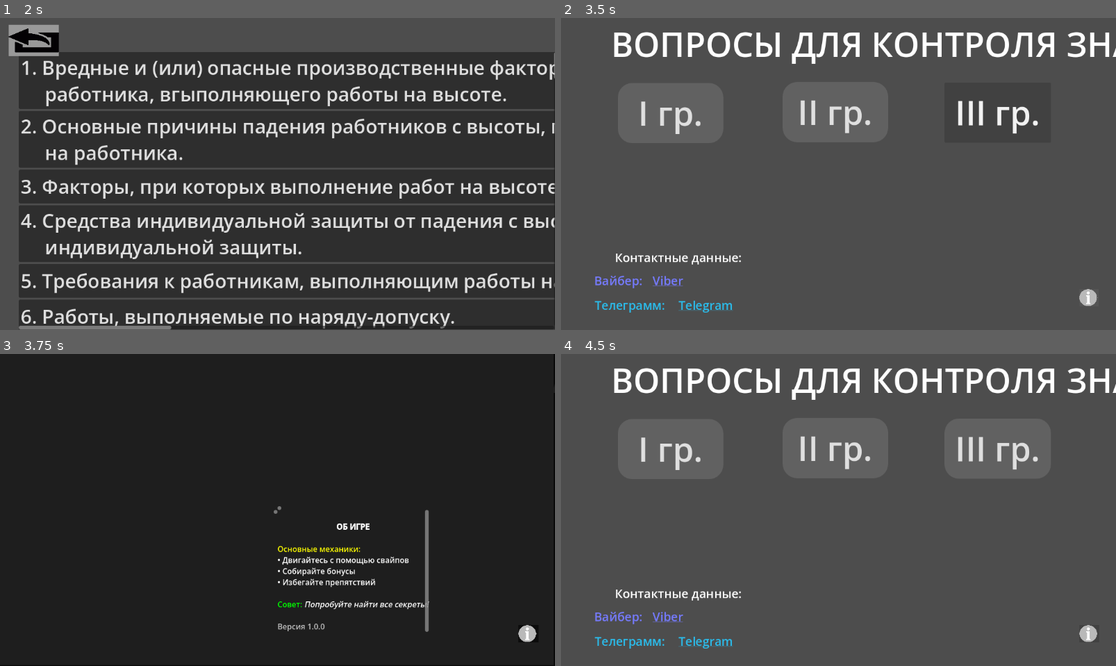
Above: before the commit, frames 1-4 (two rows, left to right).
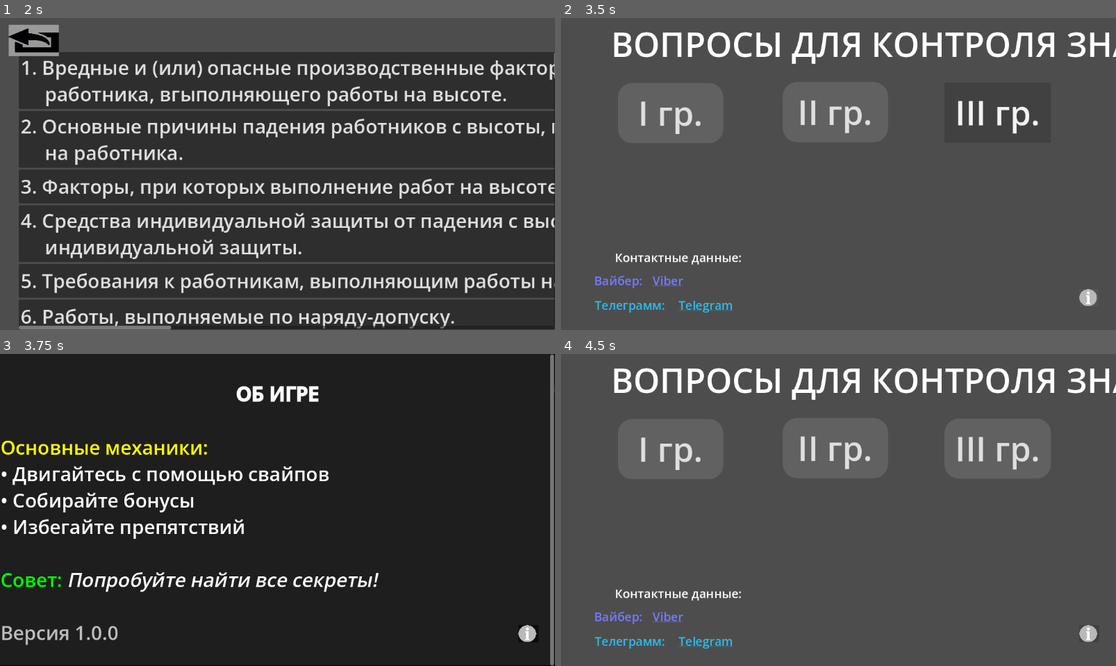
Above: after the commit, the same moments.

Repository: MV1312/labor_protection
Game: Godot game, scene res://scenes/main.tscn
Same seed, same stepped clock (60 frames per second), same inputs: the game is played once before the commit and once after it.
Inputs (mouse positions are in pixels of both pictures, inside the frame that each line leads up to):
- Up to frame 1 (2 s): click "I гр." at 0.5 s; click "II гр." at 1.25 s
- Up to frame 2 (3.5 s): click (594, 39) at 2 s; click "III гр." at 2.75 s
- Up to frame 3 (3.75 s): click "Инфо" at 3.5 s
- Up to frame 4 (4.5 s): click "Скрыть" at 4.25 s

Frames 1-2 are identical in both runs. In frame 3, 7.6% of the frame differs, in the area x 0-100%, y 0-100%; in frame 4, nothing differs.

Commit message:
Adjusting the layout of the text with information.

Diff:
--- a/scenes/info_overlay.tscn
+++ b/scenes/info_overlay.tscn
@@ -26,19 +26,25 @@
 anchor_bottom = 1.0
 grow_horizontal = 2
 grow_vertical = 2
-size_flags_horizontal = 4
 theme_override_styles/panel = SubResource("StyleBoxFlat_e5ydw")
 metadata/_edit_lock_ = true
 
 [node name="ScrollContainer" type="ScrollContainer" parent="InfoWindow" unique_id=650571614]
 clip_contents = false
 layout_mode = 2
-size_flags_horizontal = 4
-size_flags_vertical = 4
+offset_transform_enabled = true
 
 [node name="InfoText" type="RichTextLabel" parent="InfoWindow/ScrollContainer" unique_id=975375452]
+custom_minimum_size = Vector2(1149, 646)
 clip_contents = false
 layout_mode = 2
+size_flags_horizontal = 6
+size_flags_vertical = 6
+theme_override_font_sizes/normal_font_size = 40
+theme_override_font_sizes/bold_font_size = 40
+theme_override_font_sizes/bold_italics_font_size = 40
+theme_override_font_sizes/italics_font_size = 40
+theme_override_font_sizes/mono_font_size = 40
 bbcode_enabled = true
 fit_content = true
 scroll_following_visible_characters = true
Not shown, changed: release/OT.apk
